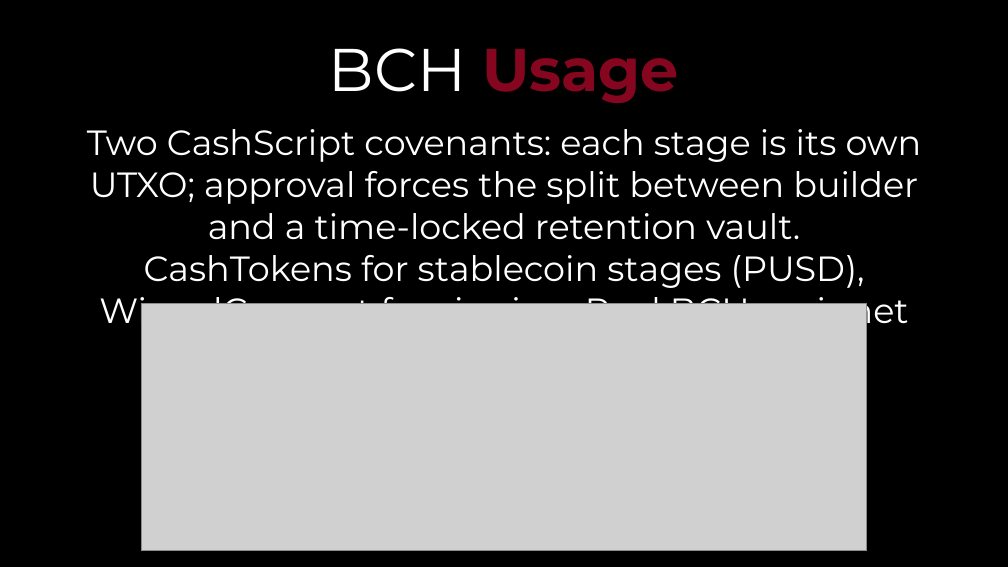
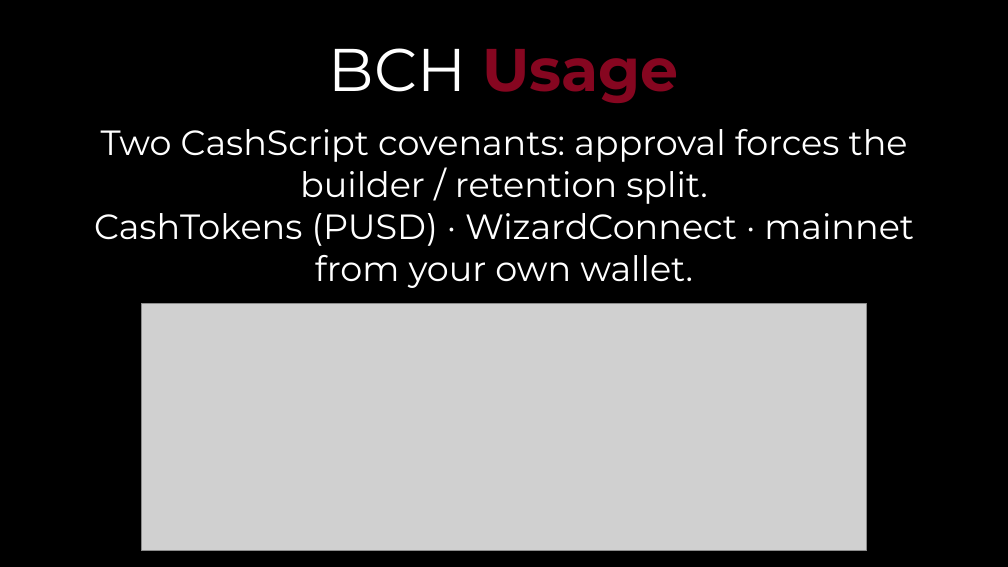
Before and after one commit to khrisdidukh/veridom-bch, a slide deck: slide 5 of deck/veridom-escrow-deck.pptx. Drawn at 1008x567 pixels with LibreOffice and Linux fonts; fonts in the diff are those of the drawing; grey boxes stand for pictures; background and template pictures are left out. Boxes give left, top, right and bottom in pixels: in the first picture for what was removed or moved away, otherwise in the second. Text is boxed around its words. In the diff, an @@ line names an element or a change of style, - is before the commit and + after.

```diff
--- a/deck/veridom-escrow-deck.pptx
+++ b/deck/veridom-escrow-deck.pptx
@@ text at [94, 129, 914, 288]: text changed @@
-Two CashScript covenants: each stage is its own UTXO; approval forces the split between builder and a time-locked retention vault.
-CashTokens for stablecoin stages (PUSD), WizardConnect for signing. Real BCH mainnet transactions from your own wallet.
+Two CashScript covenants: approval forces the builder / retention split.
+CashTokens (PUSD) · WizardConnect · mainnet from your own wallet.
```
Also in this commit, not shown: 3 other slides changed, 18 other files.
